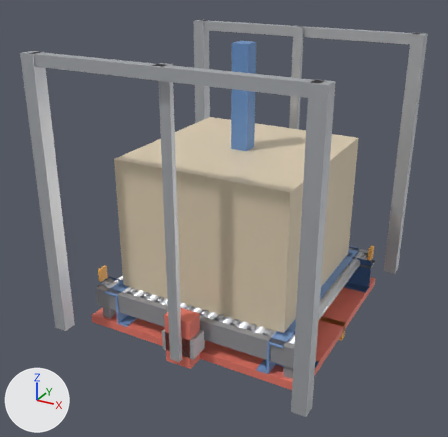
The Blender file blender/shuttle_rack_assets.blend: old version first, new version second.
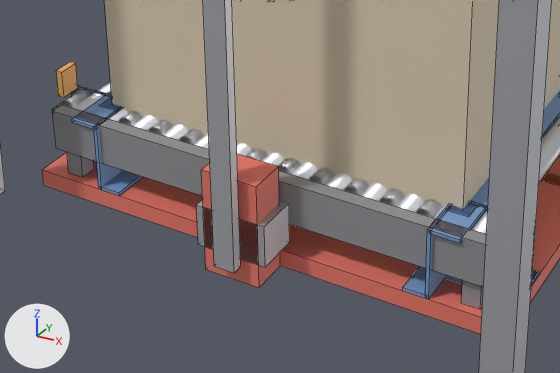
Old and new are each drawn whole from a 50 mm lens placed at (1.59, -3.12, 2.08), pointed at (-0.06, -0.12, 0.58) and again close up on the part from 16% to 73% of the width and 54% to 93% of the height. Lighting does not change. The marker at lower left points along +X, +Y and +Z. The last two pictures show the newer version. The close-ups show mesh edges as thin lines.

In view in the first close-up: 'DriveMotor', 'GuideRail_L', 'GuideShoe_0', 'LR_Ledge_L', 'LR_Ledge_R', 'LR_Web_R', 'Load', 'Platform', 'Post_1_-1', 'Roller_12', 'SideFrame_-1', 'Stop_NX_Flag_L' and 31 more.
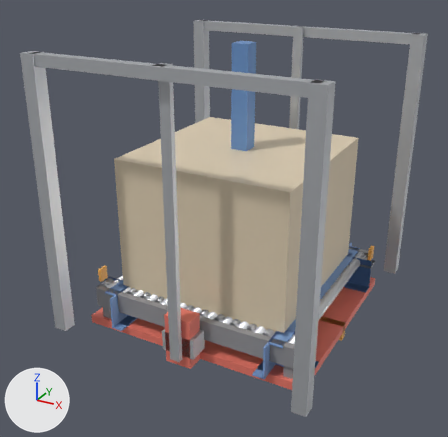
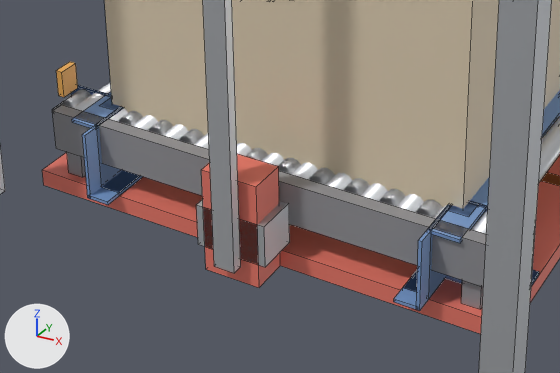
The change, as a diff of the scene's bpy script:
```diff
--- a/blender/shuttle_rack_assets.blend.py
+++ b/blender/shuttle_rack_assets.blend.py
@@ me_lsn_track_r @@
+me_lsn_track_r.from_pydata(...)  # a box spanning x -0.032..0.032, y -0.098..0.098, z -0.005..0.005
+me_lsn_track_r.materials.append(mat_m_rail)  # blue #7ca0d3
@@ me_lsn_web_r @@
+me_lsn_web_r.from_pydata(...)  # a box spanning x -0.005..0.005, y -0.098..0.098, z -0.1..0.1
+me_lsn_web_r.materials.append(mat_m_rail)  # blue #7ca0d3
@@ ob_lsn_track_r @@
+ob_lsn_track_r = bpy.data.objects.new('LSN_Track_R', me_lsn_track_r)
+ob_lsn_track_r.parent = ob_lanestub_n
+ob_lsn_track_r.location = (0.463, 0.0, 0.005)
@@ ob_lanestub_n @@
+ob_lanestub_n = bpy.data.objects.new('LaneStub_N', None)
+ob_lanestub_n.parent = ob_junction
+ob_lanestub_n.location = (0.0, -0.603, 0.0)
@@ ob_lsn_web_r @@
+ob_lsn_web_r = bpy.data.objects.new('LSN_Web_R', me_lsn_web_r)
+ob_lsn_web_r.parent = ob_lanestub_n
+ob_lsn_web_r.location = (0.495, 0.0, 0.1)
@@ ob_lsn_track_l @@
+ob_lsn_track_l = bpy.data.objects.new('LSN_Track_L', me_lsn_track_r.copy())
+ob_lsn_track_l.parent = ob_lanestub_n
+ob_lsn_track_l.location = (-0.463, 0.0, 0.005)
@@ ob_lsn_web_l @@
+ob_lsn_web_l = bpy.data.objects.new('LSN_Web_L', me_lsn_web_r.copy())
+ob_lsn_web_l.parent = ob_lanestub_n
+ob_lsn_web_l.location = (-0.495, 0.0, 0.1)
```

What differs and where, as boxes (x1, y1, x2, y2) in the close-ups (560 x 373 px):
'LSN_Web_L', added (blue)
    after: (82, 108, 122, 198)
'LSN_Web_R', added (blue)
    after: (416, 205, 449, 311)
'LSN_Track_L', added (blue)
    after: (89, 171, 142, 205)
'LSN_Track_R', added
    after: (394, 273, 418, 310)
